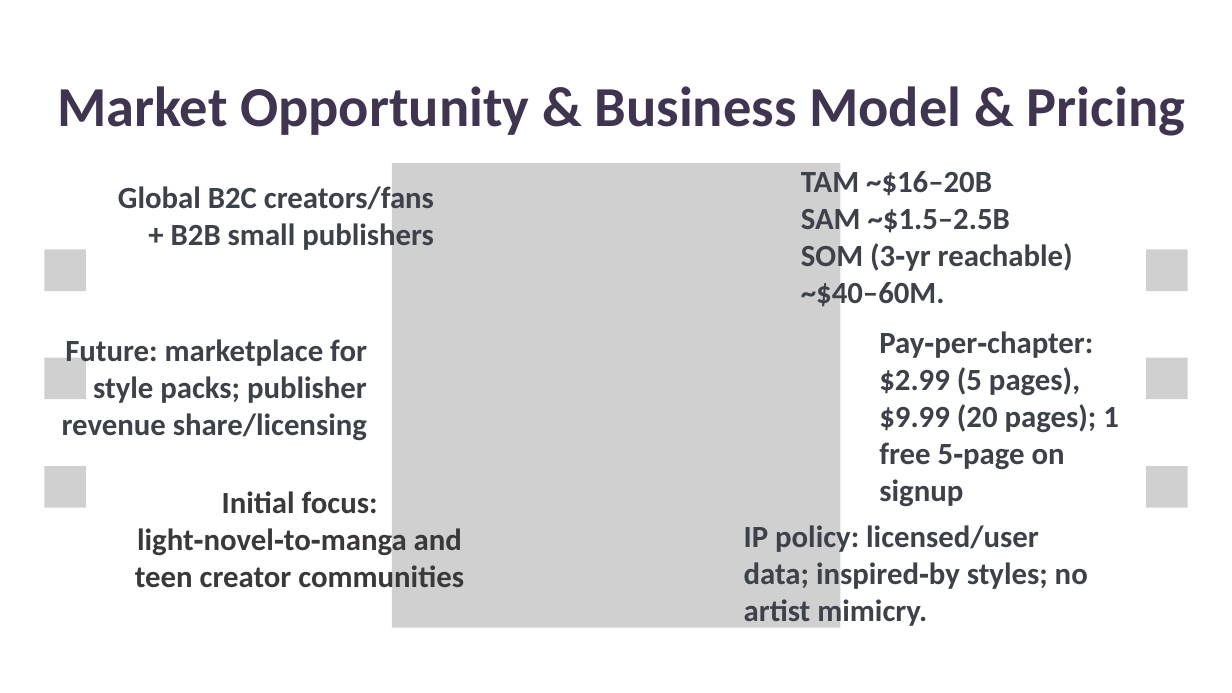
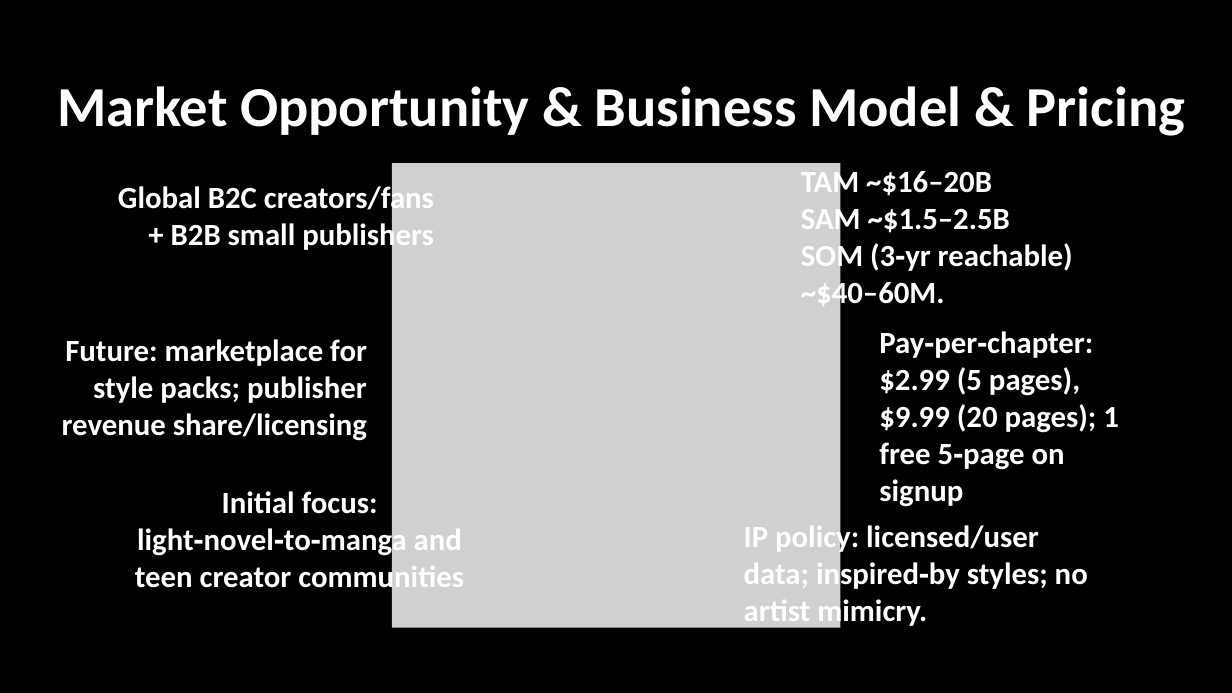
Before and after one commit to comics-factory/pitch-deck, a slide deck: slide 10 of presentations/ECC_pitch_deck.pptx. Drawn at 1232x693 pixels with LibreOffice and Linux fonts; fonts in the diff are those of the drawing; grey boxes stand for pictures. Boxes give left, top, right and bottom in pixels: in the first picture for what was removed or moved away, otherwise in the second. Text is boxed around its words. In the diff, an @@ line names an element or a change of style, - is before the commit and + after.

```diff
--- a/presentations/ECC_pitch_deck.pptx
+++ b/presentations/ECC_pitch_deck.pptx
@@ background #FFFFFF to #000000 @@
@@ text "Market Opportunity & Business Model ..." at box(57, 86, 1185, 136): text colour #403551 to #FFFFFF @@
@@ picture removed at box(44, 249, 86, 291) @@
@@ picture removed at box(1146, 249, 1188, 291) @@
@@ picture removed at box(44, 358, 86, 400) @@
@@ picture removed at box(1146, 358, 1188, 400) @@
@@ picture removed at box(44, 466, 86, 508) @@
@@ picture removed at box(1146, 466, 1188, 508) @@
@@ text "Initial focus: light‑novel‑to‑manga and teen ..." at box(135, 491, 464, 595): text colour #3B3838 to #FFFFFF @@
@@ text colour #3D4149 to #FFFFFF in 5 elements at box(118, 182, 434, 253), box(801, 166, 1073, 311), box(879, 331, 1119, 507), box(62, 339, 367, 441), box(744, 521, 1088, 629) @@
```
Also in this commit, not shown: 3 other slides changed, 6 other files.
